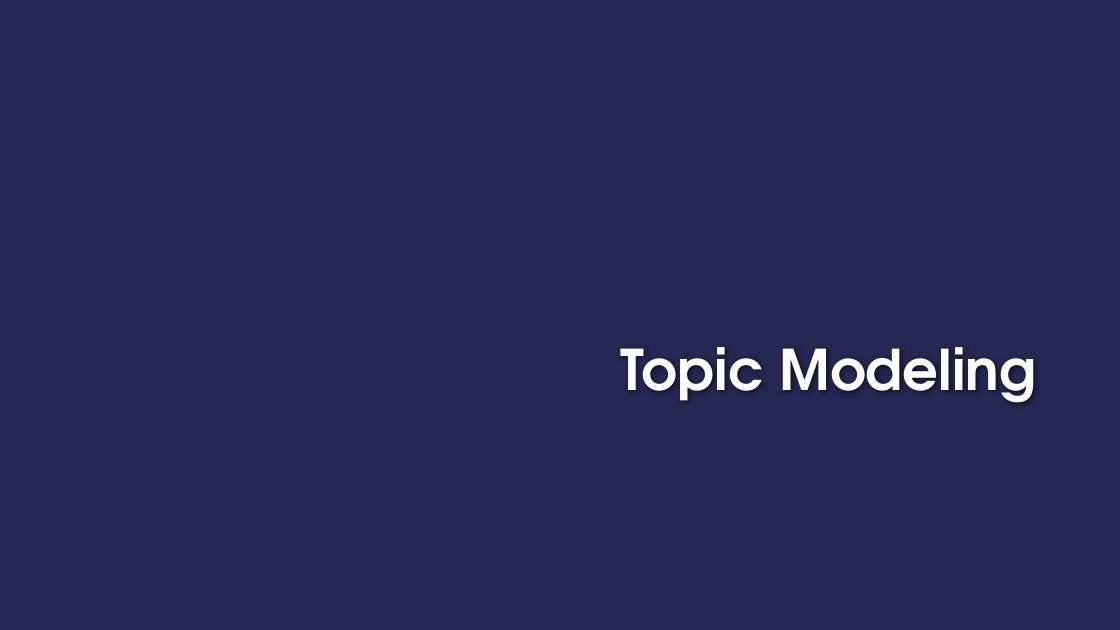
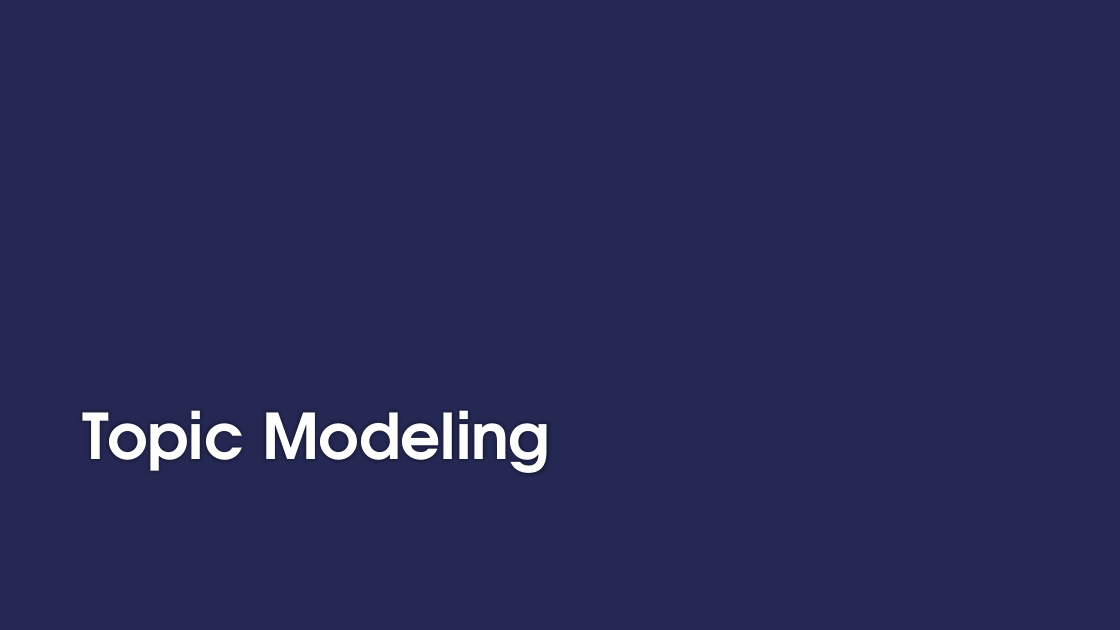
Before and after one commit to geeselouise/jeopardy, a slide deck: slide 7 of Jeopardy_Questions.pptx (slide 5 before the commit). Drawn at 1120x630 pixels with LibreOffice and Linux fonts; fonts in the diff are those of the drawing; background and template pictures are left out. Boxes give left, top, right and bottom in pixels: in the first picture for what was removed or moved away, otherwise in the second. Text is boxed around its words. In the diff, an @@ line names an element or a change of style, - is before the commit and + after.

Commit message:
Presentation, visualization code, and model tuning

```diff
--- a/Jeopardy_Questions.pptx
+++ b/Jeopardy_Questions.pptx
@@ title "Topic Modeling": place and size @@
-title "Topic Modeling" at [620, 347, 1036, 403]
+title "Topic Modeling" at [83, 410, 551, 473]
@@ title "Topic Modeling" at [83, 410, 551, 473]: size 48 to 54 pt; alignment right to left @@
```
Also in this commit, not shown: 1 other slide changed, 9 slides added, 1 slide removed, 3 other files.
